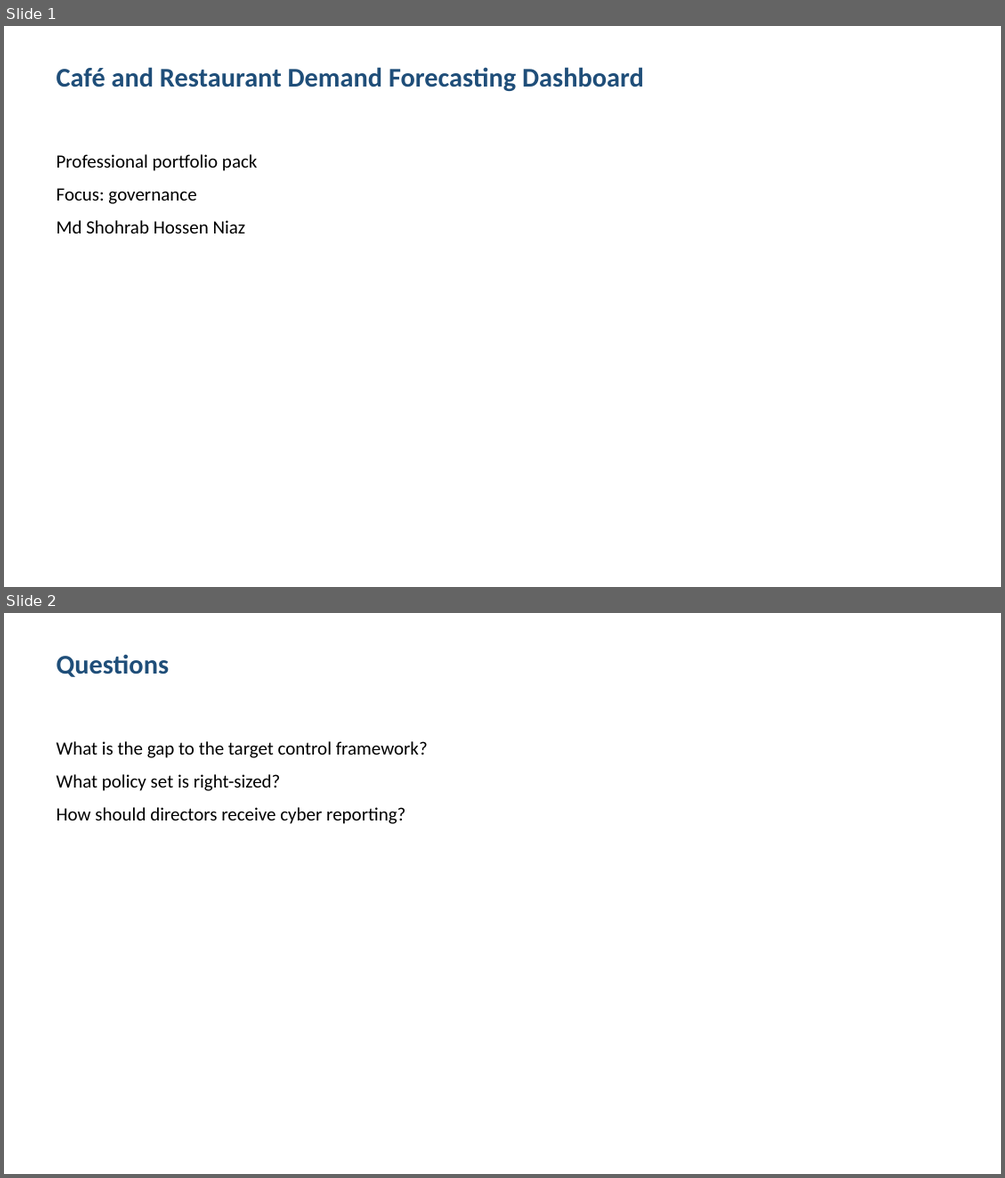
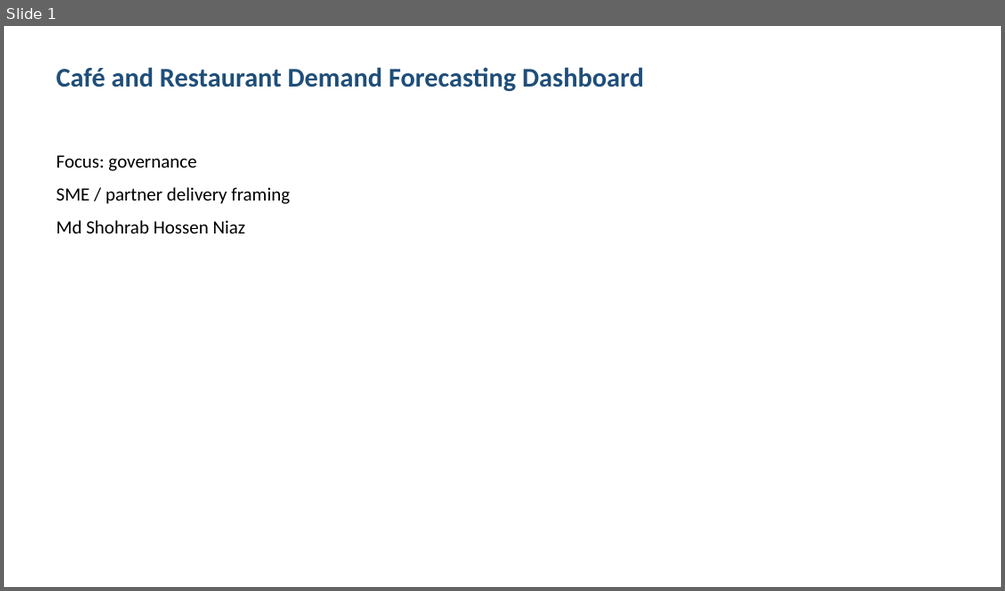
Before and after one commit to shohrabniaz/cafe-restaurant-demand-forecast, a slide deck: Final_Submission/02_Presentation.pptx. Shown one above the other, each under a label of ours: slides 1 and 2 before the commit, slide 1 after it. The pictures are 1005x1178 and 1005x591 pixels, drawn with LibreOffice and Linux fonts; fonts in the diff are those of the drawing. Boxes give left, top, right and bottom in pixels: in the first picture for what was removed or moved away, otherwise in the second. Text is boxed around its words. In the diff, an @@ line names an element or a change of style, - is before the commit and + after.

Commit message:
Polish portfolio pack for professional showcase readiness.

```diff
--- a/Final_Submission/02_Presentation.pptx
+++ b/Final_Submission/02_Presentation.pptx
@@ slide 2 removed at [4,613,1001,1174], background #FFFFFF @@
@@ text removed at [57,654,169,677] @@
-Questions
@@ text removed at [57,741,428,824] @@
-What is the gap to the target control framework?
-What policy set is right-sized?
-How should directors receive cyber reporting?
@@ slide 1 changed as well @@
@@ text at [57,154,257,171]: paragraph removed @@
-Professional portfolio pack
@@ text at [57,187,290,204]: paragraph added @@
+SME / partner delivery framing
```
Also in this commit, not shown: 2 other slides changed, 1 slide added, 12 other files.
